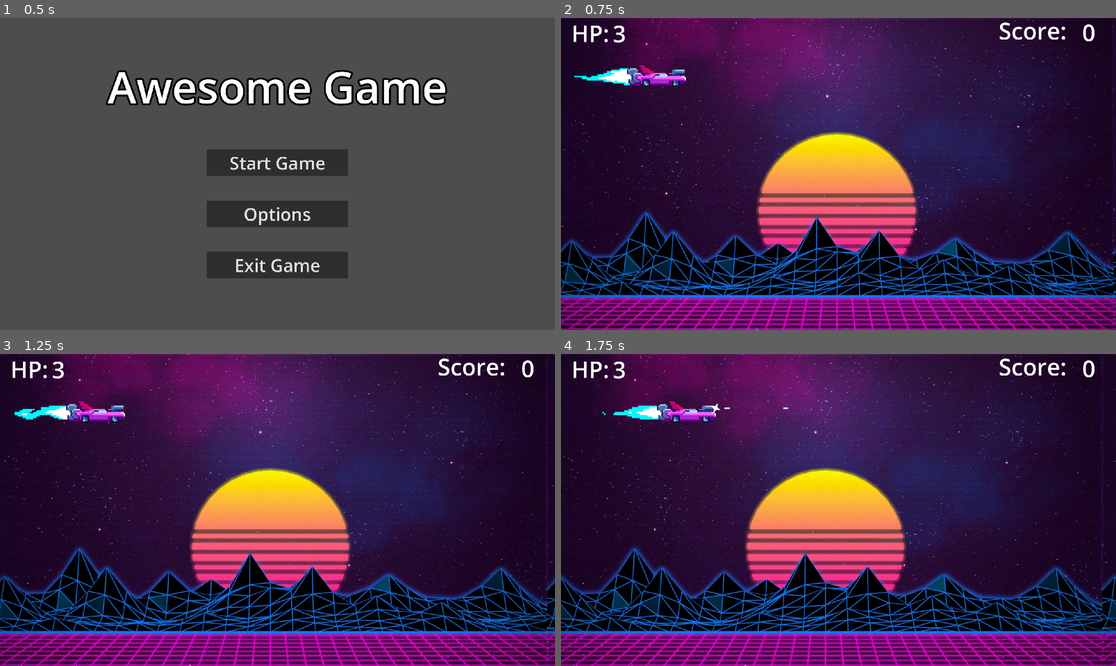
Above: before the commit, frames 1-4 (two rows, left to right).
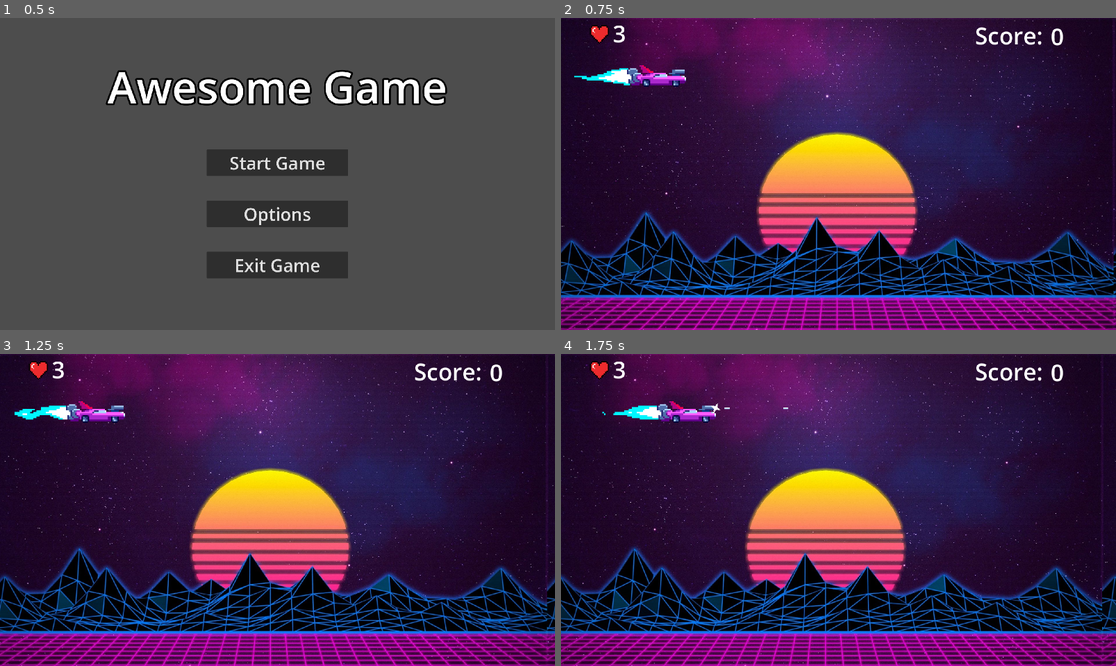
Above: after the commit, the same moments.

Repository: P0ddy/Project-Bentley
Game: Godot game, scene res://Scenes/Menu/main_menu.tscn
Same seed, same stepped clock (60 frames per second), same inputs: the game is played once before the commit and once after it.
Inputs:
- Up to frame 1 (0.5 s): no input
- Up to frame 2 (0.75 s): click "Start Game" at 0.5 s
- Up to frame 3 (1.25 s): no input
- Up to frame 4 (1.75 s): hold D (right) from 1.28 s (still down); hold Space (shoot) from 1.28 s (still down)

Frame 1 is identical in both runs. In frame 2, 0.8% of the frame differs, in the area x 2-97%, y 1-9%; in frame 3, 0.8%; in frame 4, 0.8%.

Commit message:
add icons + build test

Diff:
--- a/Scenes/MainScene/Game.tscn
+++ b/Scenes/MainScene/Game.tscn
@@ -7,10 +7,9 @@
 [ext_resource type="Script" path="res://Scenes/MainScene/SpawnTimer.gd" id="4_lndq8"]
 [ext_resource type="Script" path="res://Scenes/MainScene/DisplayHP.gd" id="5_i1t1g"]
 [ext_resource type="Script" path="res://Scenes/MainScene/DisplayScore.gd" id="6_4n6hb"]
+[ext_resource type="Texture2D" uid="uid://cpjn0s8enagpg" path="res://Assets/HP.png" id="6_i8dvb"]
 [ext_resource type="Script" path="res://Scenes/MainScene/Background.gd" id="8_p2q4e"]
 [ext_resource type="Texture2D" uid="uid://dogyvl4glwhi8" path="res://Assets/BG test.jpg" id="9_w7vak"]
-
-[sub_resource type="FontVariation" id="FontVariation_0glf1"]
 
 [sub_resource type="FontVariation" id="FontVariation_smcdk"]
 
@@ -42,16 +41,10 @@
 offset_right = 1920.0
 offset_bottom = 1080.0
 
-[node name="HP" type="Label" parent="CanvasLayer/UI/Control"]
-layout_mode = 0
-offset_left = 36.0
-offset_top = -35.0
-offset_right = 260.0
-offset_bottom = 139.0
-theme_override_fonts/font = SubResource("FontVariation_0glf1")
-theme_override_font_sizes/font_size = 80
-text = "HP:"
-vertical_alignment = 1
+[node name="HP" type="Sprite2D" parent="CanvasLayer/UI/Control"]
+position = Vector2(133, 55)
+scale = Vector2(0.62207, 0.62207)
+texture = ExtResource("6_i8dvb")
 
 [node name="DisplayHP" type="Label" parent="CanvasLayer/UI/Control"]
 layout_mode = 0
@@ -66,20 +59,20 @@
 
 [node name="Score" type="Label" parent="CanvasLayer/UI/Control"]
 layout_mode = 0
-offset_left = 1514.0
-offset_top = -12.0
-offset_right = 1994.0
-offset_bottom = 154.0
+offset_left = 1432.0
+offset_top = 5.0
+offset_right = 1912.0
+offset_bottom = 171.0
 theme_override_fonts/font = SubResource("FontVariation_jr3ij")
 theme_override_font_sizes/font_size = 80
 text = "Score:"
 
 [node name="DisplayScore" type="Label" parent="CanvasLayer/UI/Control"]
 layout_mode = 0
-offset_left = 1803.0
-offset_top = -6.0
-offset_right = 2404.0
-offset_bottom = 124.0
+offset_left = 1694.0
+offset_top = 8.0
+offset_right = 2295.0
+offset_bottom = 138.0
 theme_override_fonts/font = SubResource("FontVariation_enque")
 theme_override_font_sizes/font_size = 80
 text = "0"
Binary file added: Assets/HP.png
Not shown, added: Assets/HP.png.import
Binary file added: Assets/IconPlaceholder.png
Not shown, added: Assets/IconPlaceholder.png.import
